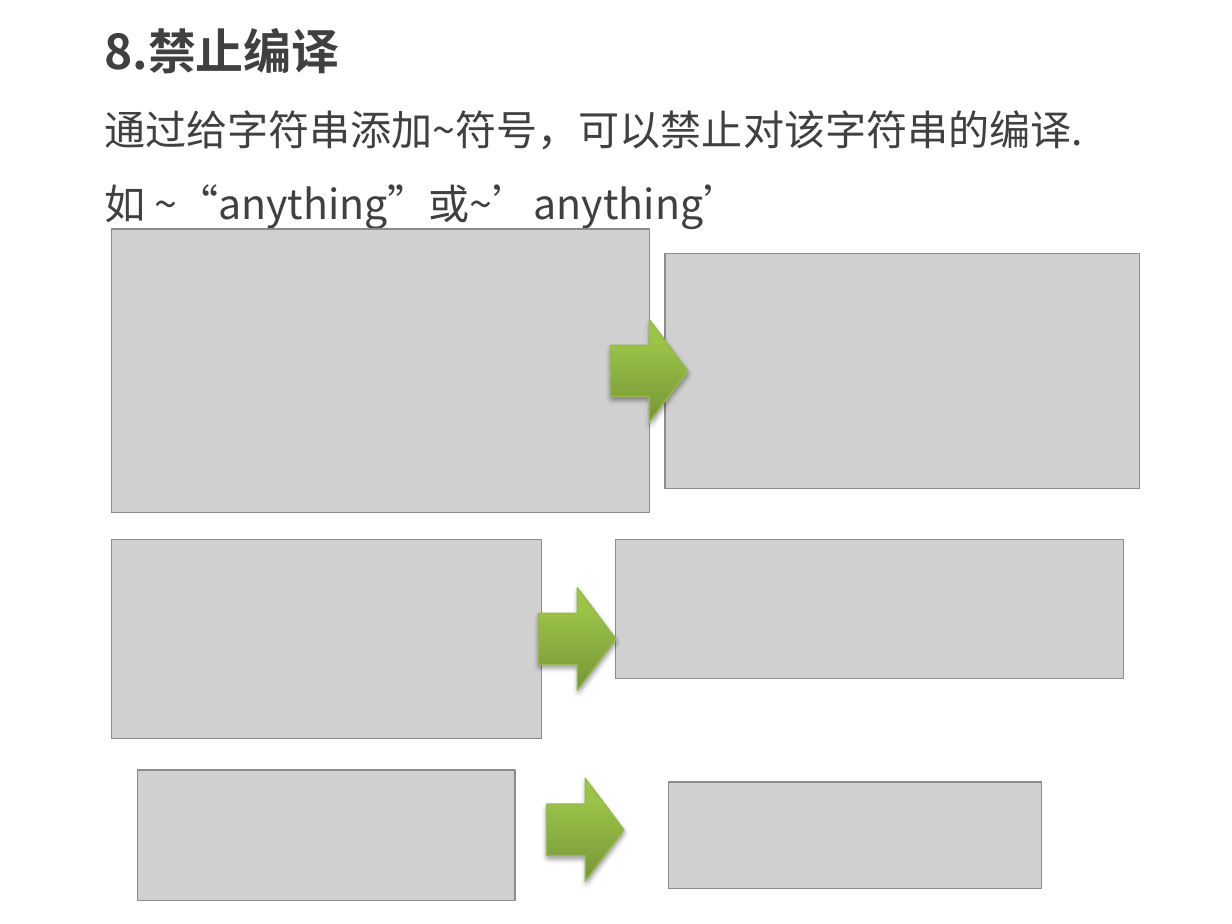
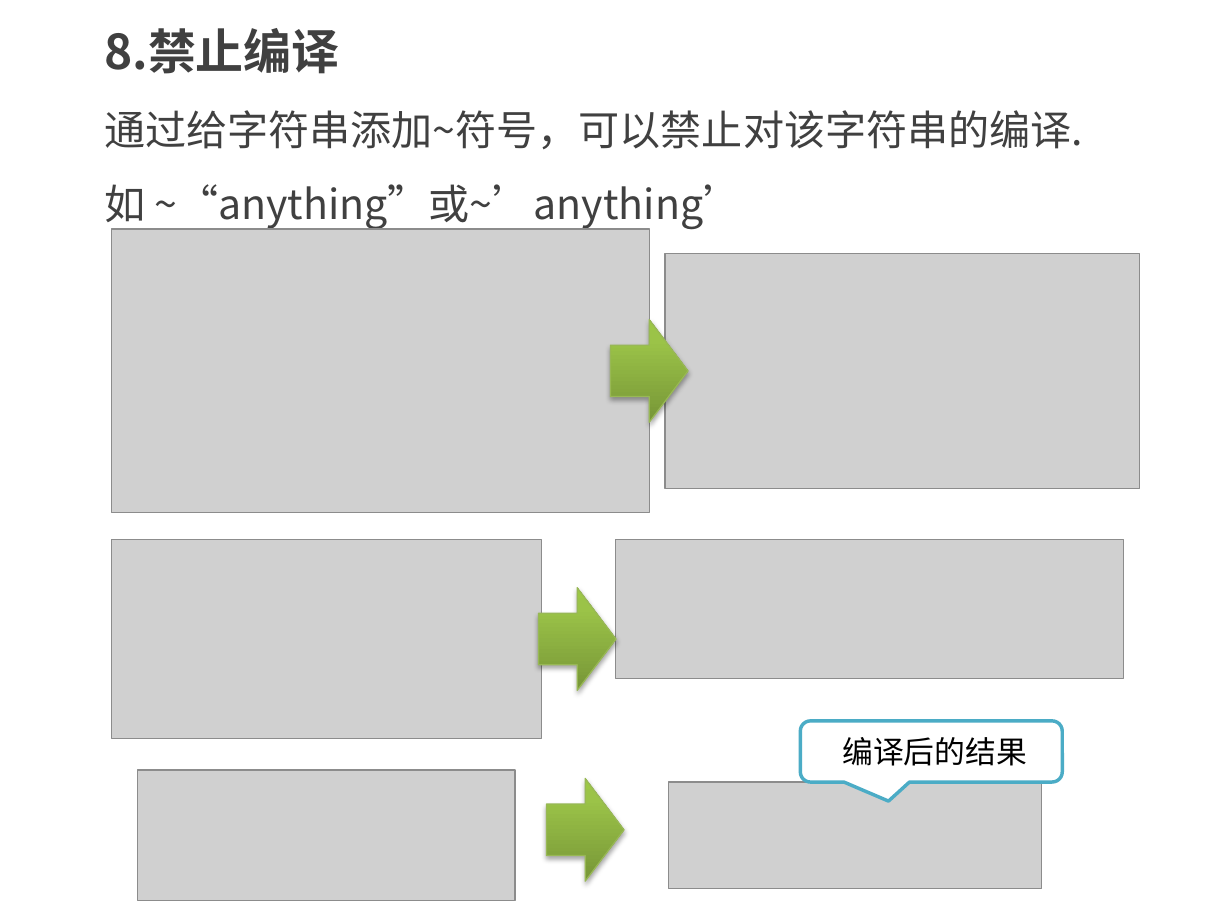
Before and after one commit to kong66/less-class, a slide deck: slide 10 of less-2-变量.pptx. Drawn at 1232x924 pixels with LibreOffice and Linux fonts; fonts in the diff are those of the drawing; grey boxes stand for pictures. Boxes give left, top, right and bottom in pixels: in the first picture for what was removed or moved away, otherwise in the second. Text is boxed around its words. In the diff, an @@ line names an element or a change of style, - is before the commit and + after.

```diff
--- a/less-2-变量.pptx
+++ b/less-2-变量.pptx
@@ rounded speech box added at [801, 721, 1063, 782], fill #FFFFFF, outline #4BACC6 2 pt, 18 pt, text #000000 @@
+编译后的结果
```
Also in this commit, not shown: 3 other slides changed, 1 slide added, 1 slide removed, 8 other files.
